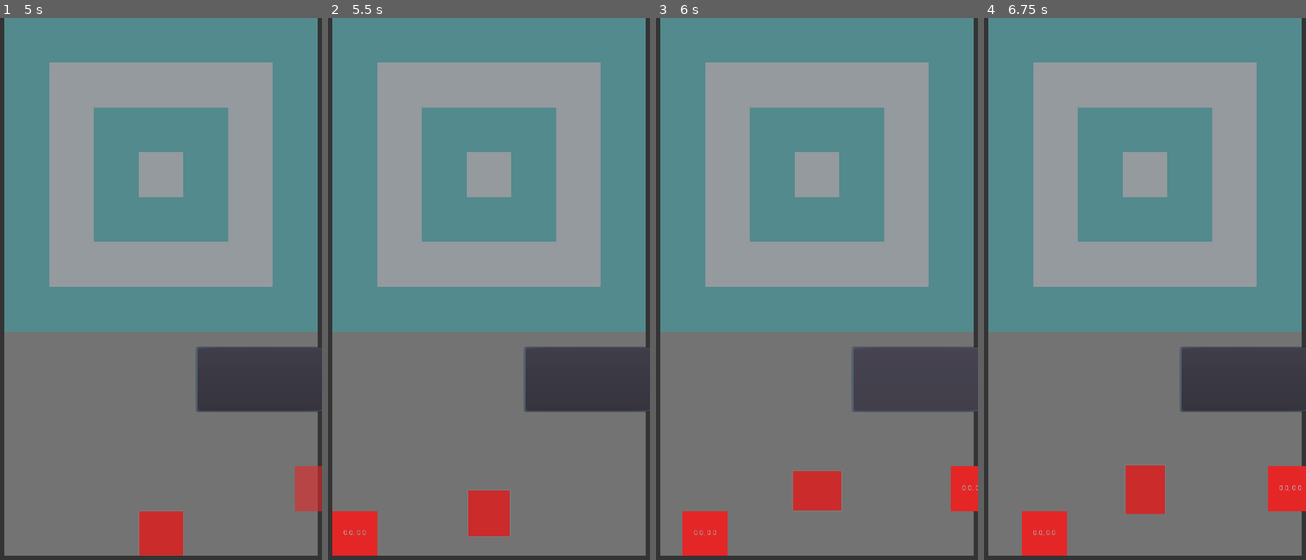
Above: before the commit, frames 1-4 (left to right).
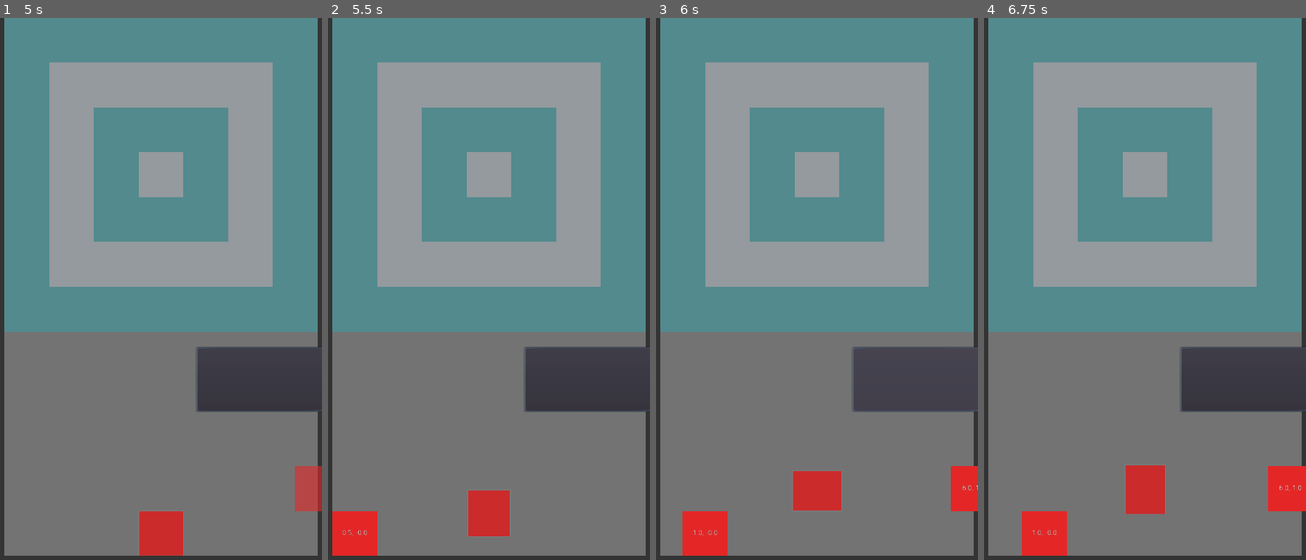
Above: after the commit, the same moments.

Repository: funexpected/jamper
Game: Godot game, scene res://level.tscn
The game is run twice, just before and just after one commit, with the same random seed, the same clock (stepped at 60 frames per second) and the same inputs. This scene is started directly instead of the project's main scene.
Inputs (mouse positions are in pixels of both pictures, inside the frame that each line leads up to):
- Up to frame 1 (5 s): click (260, 381) at 0.5 s; tap Enter at 1.25 s; move the mouse to (231, 278) at 1.27 s; click (231, 278) at 1.42 s; click (260, 381) at 2 s; click (260, 381) at 2.75 s; move the mouse to (96, 332) at 3.52 s; click (96, 332) at 3.67 s; move the mouse to (193, 180) at 4.27 s; click (193, 180) at 4.42 s
- Up to frame 2 (5.5 s): move the mouse to (472, 419) at 5.02 s; click (472, 419) at 5.17 s
- Up to frame 3 (6 s): move the mouse to (913, 391) at 5.77 s; click (913, 391) at 5.92 s
- Up to frame 4 (6.75 s): tap Space at 6.5 s; move the mouse to (1048, 218) at 6.52 s; click (1048, 218) at 6.67 s

Frame 1 is identical in both runs. In frame 2, less than 0.1% of the frame differs, in the area x 4-13%, y 94-96%; in frame 3, less than 0.1%, in the area x 11-100%, y 86-96%; in frame 4, less than 0.1%.

Commit message:
show block pos

Diff:
--- a/spawner.gd
+++ b/spawner.gd
@@ -14,14 +14,14 @@
 var COMPLETED = "completed"
 var emit_poligon
 
-
+var y_pos
 
 
 
 
 # Called when the node enters the scene tree for the first time.
 func _ready():
-
+	y_pos = -(position.y + 75)/150
 	Time.connect("tick", self, "on_tick")
 	emit_poligon = $emit_polygon
 	pass
@@ -46,6 +46,7 @@
 
 func start_next_bullet(speed = default_speed):
 	var a:Node2D = SQUARE_TSCN.instance()
+	a.y_pos = y_pos
 	self.add_child(a)
 	if queue_color:
 		a.color = queue_color[next_bullet]
--- a/square.gd
+++ b/square.gd
@@ -8,16 +8,28 @@
 var pos = Vector2(0,0) setget ,get_pos
 
 var direction:Vector2
+var y_pos
+
 
 func get_pos():
-	pass
+	var zero_pos = get_tree().get_nodes_in_group("level")[0].position
+	if direction.x > 0:
+		return Vector2((position.x / 75)/ 2.0, y_pos)
+	else:
+		return Vector2((12 + position.x / 75)/ 2.0, y_pos)
 
 func _ready():
 	Time.connect("tick", self, "update_pos_text")
 	update_pos_text()
 
+
 func update_pos_text(tick=0):
-	$label.text = "%0.1f, %0.1f" % [pos.x, pos.y]
+	if direction.x > 0:
+		$label.text = "%0.1f, %0.1f" % [(position.x / 75)/ 2.0, y_pos]
+	else:
+		$label.text = "%0.1f, %0.1f" % [(12 + position.x / 75)/ 2.0, y_pos]
+
+	print ($label.text)
 
 func _draw():
 	draw_rect(Rect2(-SIZE*0.5, SIZE), color, true)
